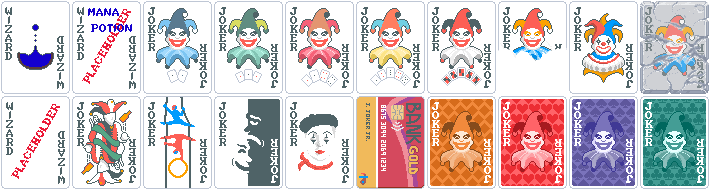
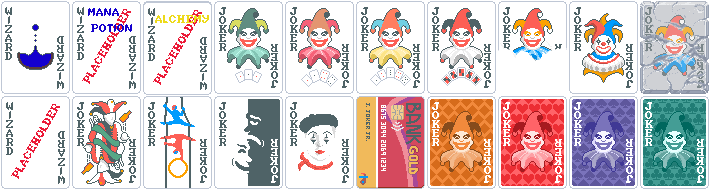
Revision of a layered (710, 191) image; what changed, layer by layer:
added layer "Placeholder Alchemy" above "Placeholder template" over bbox(143, 2, 212, 95)
